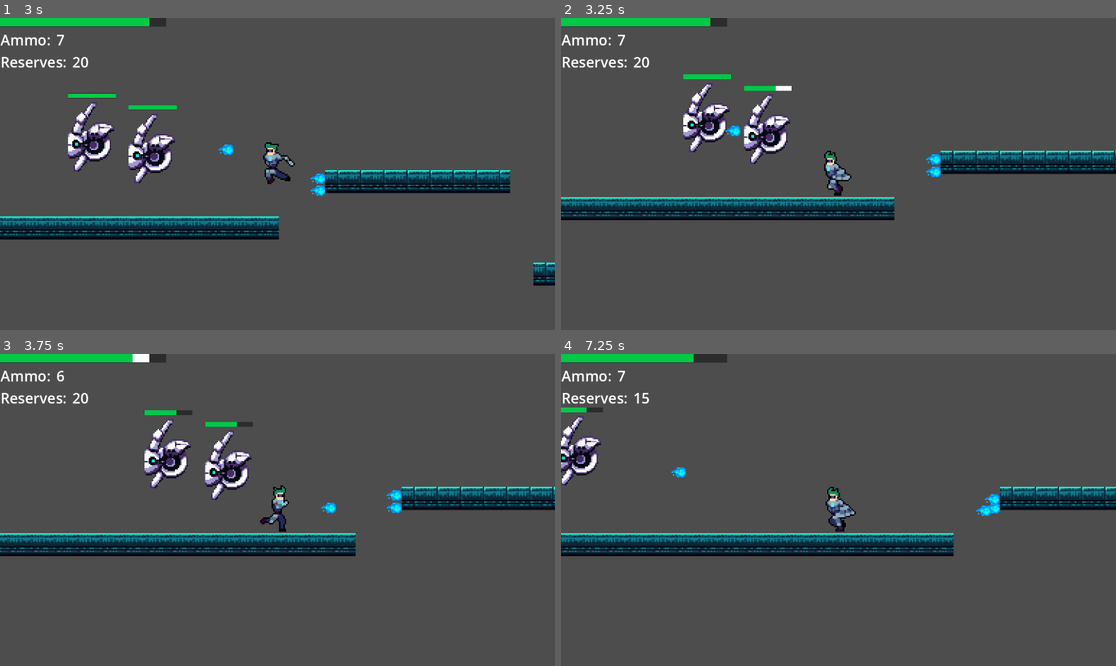
Above: before the commit, frames 1-4 (two rows, left to right).
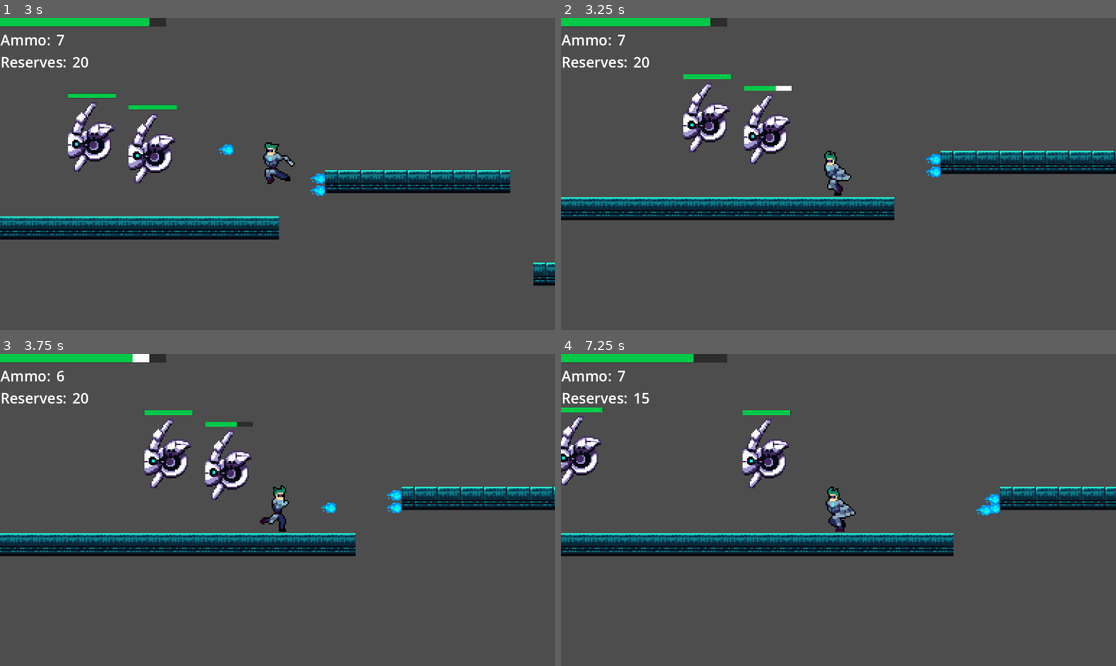
Above: after the commit, the same moments.

Repository: pranavReddy120/CyberCityV3
Game: Godot game, scene res://Scenes/main_menu.tscn
The game is run twice, just before and just after one commit, with the same random seed, the same clock (stepped at 60 frames per second) and the same inputs.
Inputs:
- Up to frame 1 (3 s): click "Play" at 0.5 s; hold Right (right) 1.28-2.78 s; tap Space (shoot) at 1.35, 2.1, 2.85 s; tap Up (jump) at 1.52, 2.27 s; hold Left (left) from 2.78 s (still down)
- Up to frame 2 (3.25 s): keep holding Left (left)
- Up to frame 3 (3.75 s): release Left (left) at 3.53 s; hold Right (right) from 3.53 s (still down); tap Space (shoot) at 3.6 s
- Up to frame 4 (7.25 s): tap Up (jump) at 3.77, 4.52, 5.27, 6.77 s; tap Space (shoot) every 0.75 s from 4.35 to 6.6 s; tap R (reload) at 4.9 s; release Right (right) at 5.03 s; hold Left (left) 5.03-5.78 s; hold Right (right) 5.78-6.53 s; hold Left (left) from 6.53 s (still down)

Frame 1 is identical in both runs. In frame 2, less than 0.1% of the frame differs, in the area x 29-33%, y 34-38%; in frame 3, less than 0.1%; in frame 4, 1.3%, in the area x 4-78%, y 17-52%.

Commit message:
delete bullet

Diff:
--- a/Scripts/enemy.gd
+++ b/Scripts/enemy.gd
@@ -11,6 +11,7 @@
 func _on_area_2d_body_entered(body):
 	if body.is_in_group("bullet"):
 		health -= 1
+		body.queue_free()
 		if health <= 0:
 			$AnimatedSprite2D.modulate = Color(1, 0, 0)  # RGB values for red
 			await get_tree().create_timer(0.2).timeout
@@ -22,7 +23,10 @@
 			body.get_node("AnimatedSprite2D").modulate = Color(1,0,0)
 			await get_tree().create_timer(0.2).timeout
 			timer.start()
-		body.healthbar.health = body.health
+			body.healthbar.health = body.health
+		else:
+			body.healthbar.health = body.health
+
 
 
 func _on_timer_timeout():
